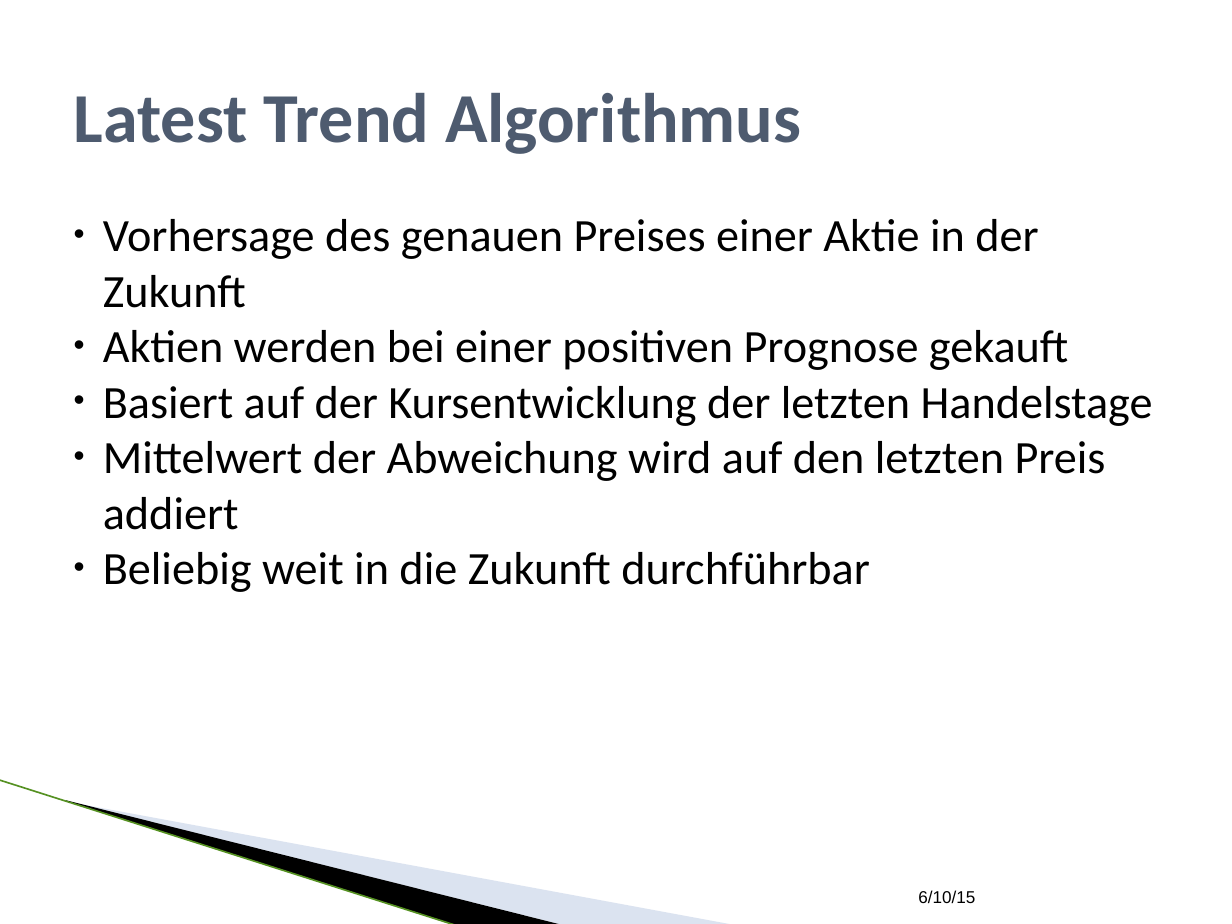
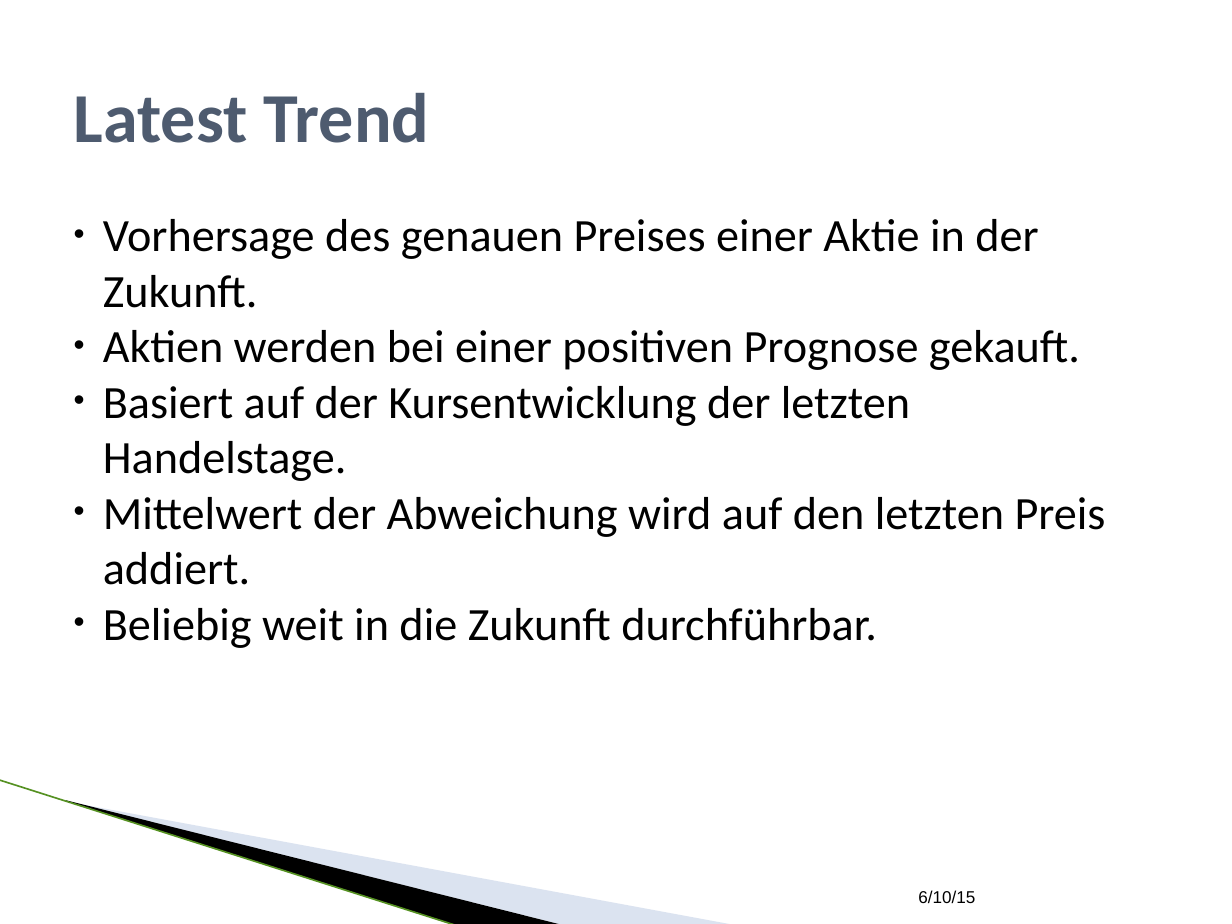
Before and after one commit to SEPSkyware6MM/StockForecast, a slide deck: slide 11 of ALR_Vortrag.pptx (slide 13 before the commit). Drawn at 1232x924 pixels with LibreOffice and Linux fonts; fonts in the diff are those of the drawing; background and template pictures are left out. Boxes give left, top, right and bottom in pixels: in the first picture for what was removed or moved away, otherwise in the second. Text is boxed around its words. In the diff, an @@ line names an element or a change of style, - is before the commit and + after.

```diff
--- a/ALR_Vortrag.pptx
+++ b/ALR_Vortrag.pptx
@@ text at (x1=74, y1=93, x2=429, y2=143): text changed @@
-Latest Trend Algorithmus
+Latest Trend
@@ text at (x1=103, y1=219, x2=1106, y2=648): text changed @@
-• Vorhersage des genauen Preises einer Aktie in der Zukunft
-• Aktien werden bei einer positiven Prognose gekauft
-• Basiert auf der Kursentwicklung der letzten Handelstage
-• Mittelwert der Abweichung wird auf den letzten Preis addiert
-• Beliebig weit in die Zukunft durchführbar
+• Vorhersage des genauen Preises einer Aktie in der Zukunft.
+• Aktien werden bei einer positiven Prognose gekauft.
+• Basiert auf der Kursentwicklung der letzten Handelstage.
+• Mittelwert der Abweichung wird auf den letzten Preis addiert.
+• Beliebig weit in die Zukunft durchführbar.
```
Also in this commit, not shown: 13 other slides changed, 2 slides added, 1 other file.
